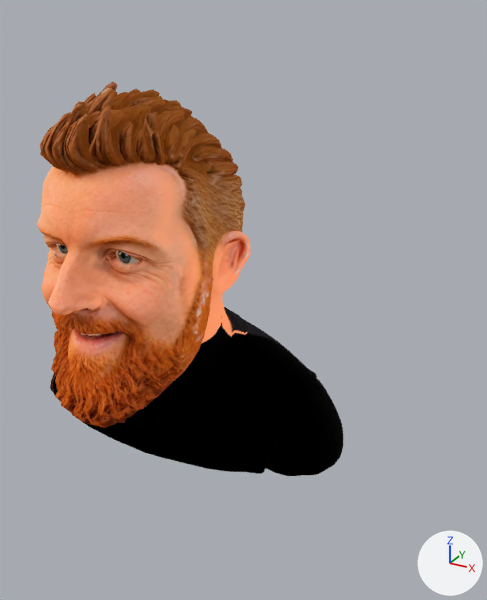
The glTF model public/portfolio/avatars/clay-head-study.glb as it was, and as the next commit left it.
One viewpoint serves both versions: a 50 mm camera at (2.2, -2.94, 2.41) aimed at (-0.08, 1.2, 0.34). Every picture has the same lights, and +X, +Y and +Z are marked at lower right. The picture after the commit comes second. Where no turn or scale is listed for an object, it has been applied to the vertices. Vertices at exactly the same position are counted once.

Objects in the first picture: 'ClayBust' and 2 more.
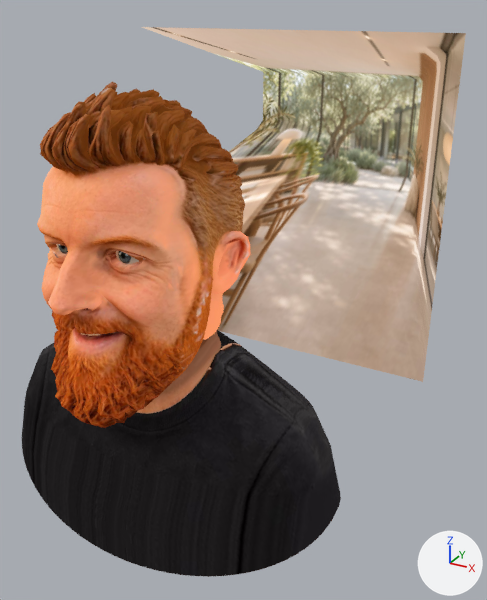
Commit message: Rebuild the clay portrait neckline and add a studio with depth parallax

What differs and where, as boxes [x1, y1, x2, y2] in the pictures (487 x 600 px):
'ClayBust', reshaped (30% narrower, 12% shorter)
    before: [37, 82, 343, 476]
    after: [37, 82, 251, 428]
'OfficeParallax', added (beige)
    after: [142, 27, 466, 382]
'Neck and cotton crewneck', added
    after: [22, 330, 341, 577]
part 1 of me_meshes_0, built on (mostly hidden afterwards)
    before: [50, 307, 343, 476]
    after: [205, 307, 224, 340]

The change, as a diff of the scene's bpy script:
```diff
--- a/public/portfolio/avatars/clay-head-study.glb.py
+++ b/public/portfolio/avatars/clay-head-study.glb.py
@@ img_daylight_studio @@
+img_daylight_studio = load_image('daylight-studio', '_unpacked/daylight-studio', 800, 800, 'sRGB')
@@ img_throat_and_cotton_colour @@
+img_throat_and_cotton_colour = load_image('Throat and cotton colour', '_unpacked/Throat_and_cotton_colour', 1024, 512, 'sRGB')
@@ mat_daylit_oak_studio @@
+mat_daylit_oak_studio = bpy.data.materials.new('Daylit oak studio')
+# colours: black #000000
+# uses the picture img_daylight_studio
@@ mat_painted_skin_and_cotton @@
+mat_painted_skin_and_cotton = bpy.data.materials.new('Painted skin and cotton')
+# colours: black #000000
+# uses the picture img_throat_and_cotton_colour
@@ me_meshes_0 @@
 # used by ob_claybust; location = (0.0, 0.0, 0.0)
-me_meshes_0.from_pydata(...)  # 17249 vertices, 34518 faces; spans x -1.08..1.1, y -0.83..0.83, z -0.13..2.06
+me_meshes_0.from_pydata(...)  # 10939 vertices, 21896 faces; spans x -0.57..0.54, y -0.83..0.56, z 0.31..2.06
+# me_meshes_0 part 1: 3 vertices moved within x -0.3..0.3, y -0.2..0.36, z 0.57..0.72; 6494 vertices removed from x -1.08..1.1, y -0.54..0.83, z -0.13..0.72; 184 vertices added at x -0.35..0.37, y -0.56..0.41, z 0.31..0.73
 me_meshes_0.materials.append(mat_baked_clay_studio_colour)
@@ me_glazing__floors_and_walls @@
+me_glazing__floors_and_walls.from_pydata(...)  # 961 vertices, 1800 faces; spans x -1.24..1.24, y 1.65..3.75, z -1.24..1.24
+me_glazing__floors_and_walls.materials.append(mat_daylit_oak_studio)
@@ me_neck_through_crewneck_binding_to_shoulders @@
+me_neck_through_crewneck_binding_to_shoulders.from_pydata(...)  # 1280 vertices, 2400 faces; spans x -1.19..1.19, y -0.56..0.6, z -0.67..0.92
+me_neck_through_crewneck_binding_to_shoulders.materials.append(mat_painted_skin_and_cotton)
@@ ob_officeparallax @@
+ob_officeparallax = bpy.data.objects.new('OfficeParallax', me_glazing__floors_and_walls)
+ob_officeparallax.location = (0.0, 0.0, 1.0)
@@ ob_neck_and_cotton_crewneck @@
+ob_neck_and_cotton_crewneck = bpy.data.objects.new('Neck and cotton crewneck', me_neck_through_crewneck_binding_to_shoulders)
+ob_neck_and_cotton_crewneck.location = (0.0, 0.0, 0.0)
```
